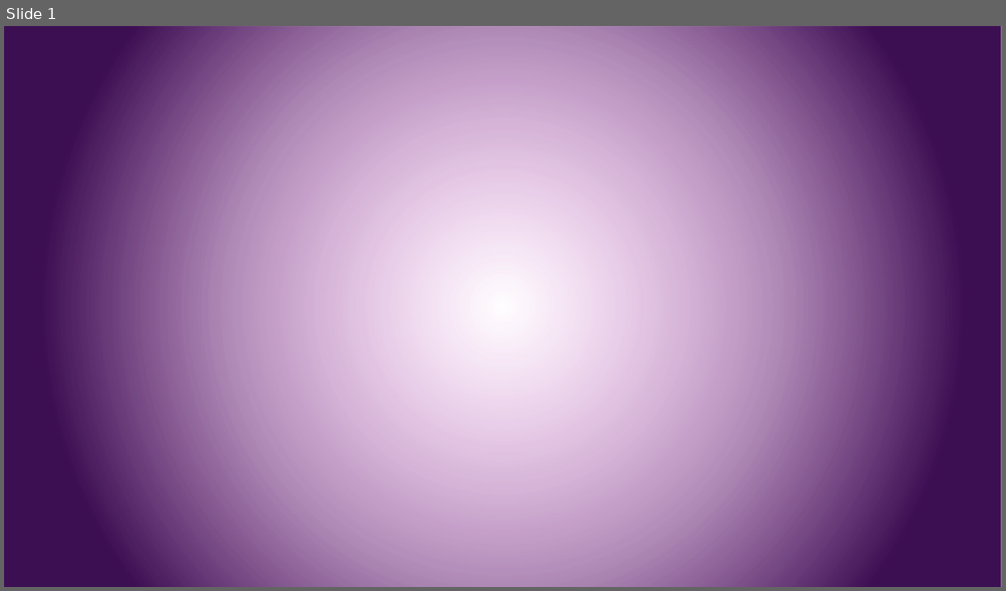
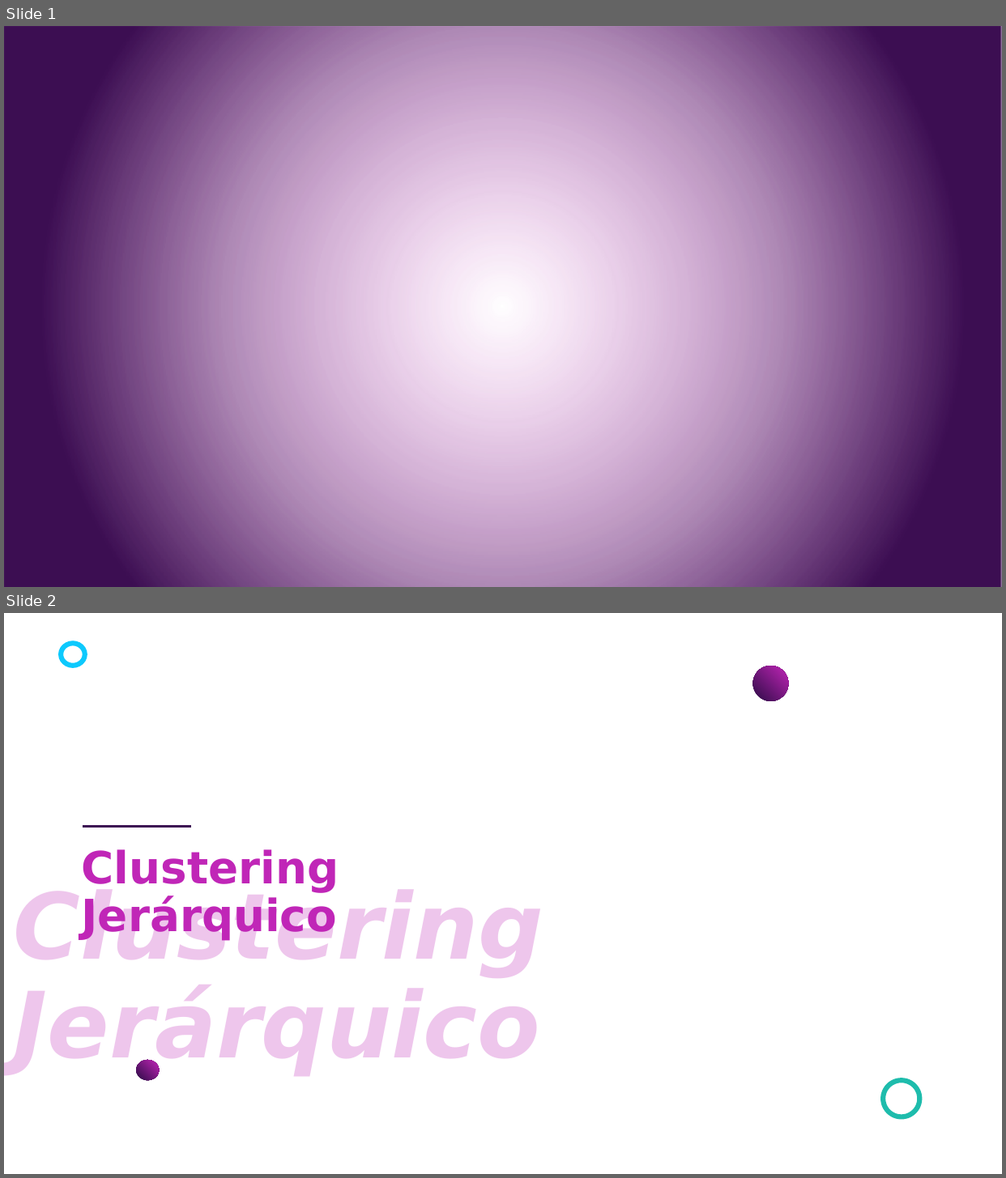
Before and after one commit to csameshiman/Axity_Curso_ML_2023, a slide deck: Diapositivas/Parte 04.Clustering/Sección 04.2.Hierarchical Clustering/Hierarchical_Clustering.pptx. Shown one above the other, each under a label of ours: slide 1 before the commit, slides 1 and 2 after it. The pictures are 1006x591 and 1006x1178 pixels, drawn with LibreOffice and Linux fonts; fonts in the diff are those of the drawing; background and template pictures are left out. Boxes give left, top, right and bottom in pixels: in the first picture for what was removed or moved away, otherwise in the second. Text is boxed around its words. In the diff, an @@ line names an element or a change of style, - is before the commit and + after.

```diff
--- a/Diapositivas/Parte 04.Clustering/Sección 04.2.Hierarchical Clustering/Hierarchical_Clustering.pptx
+++ b/Diapositivas/Parte 04.Clustering/Sección 04.2.Hierarchical Clustering/Hierarchical_Clustering.pptx
@@ slide 2 added at [4, 613, 1002, 1174], background picture (left out) @@
@@ ellipse added at [61, 643, 85, 666], outline #C125B7 4.75 pt @@
@@ ellipse added at [753, 666, 789, 700], fill gradient #3C0E52 to #C125B7 @@
@@ line added from (83, 826) to (191, 826), #3C0F53 2.25 pt @@
@@ text added at [82, 850, 339, 941], 42.7 pt, text #C026B7, bold @@
+Clustering Jerárquico
@@ text added at [14, 884, 544, 1076], 88 pt, text none, bold, italic @@
+Clustering Jerárquico
@@ ellipse added at [137, 1060, 159, 1080], fill gradient #3C0E52 to #C125B7 @@
@@ ellipse added at [883, 1081, 919, 1118], outline #C125B7 4.75 pt @@
```
Also in this commit, not shown: 27 other slides added, 16 slides removed.
